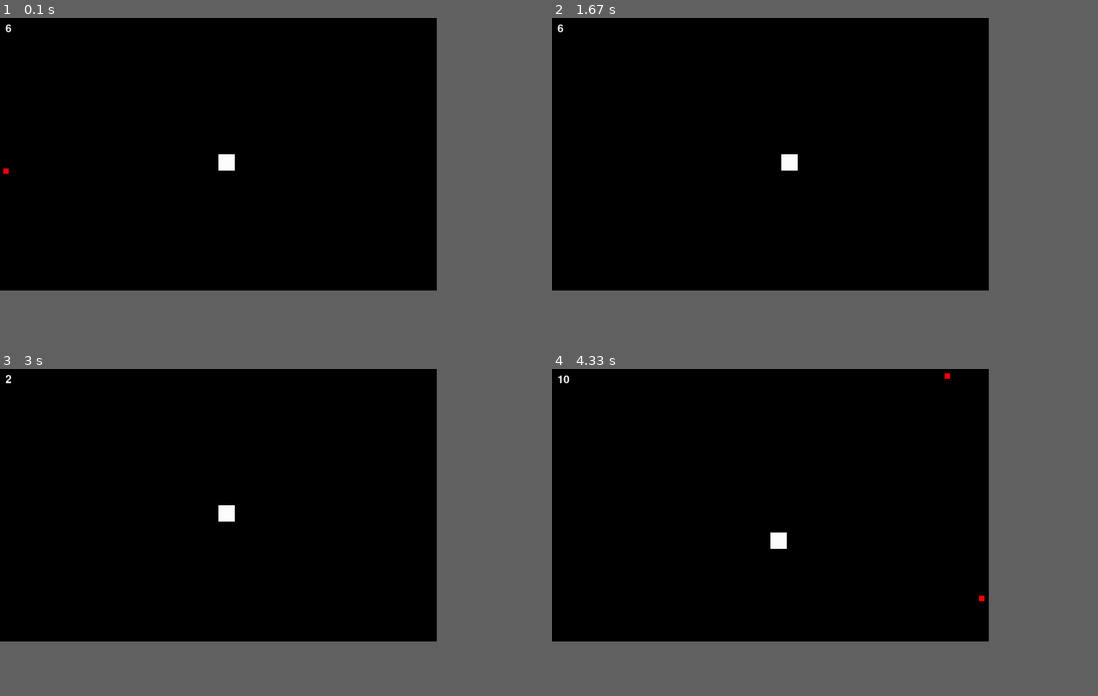
Above: before the commit, frames 1-4 (two rows, left to right).
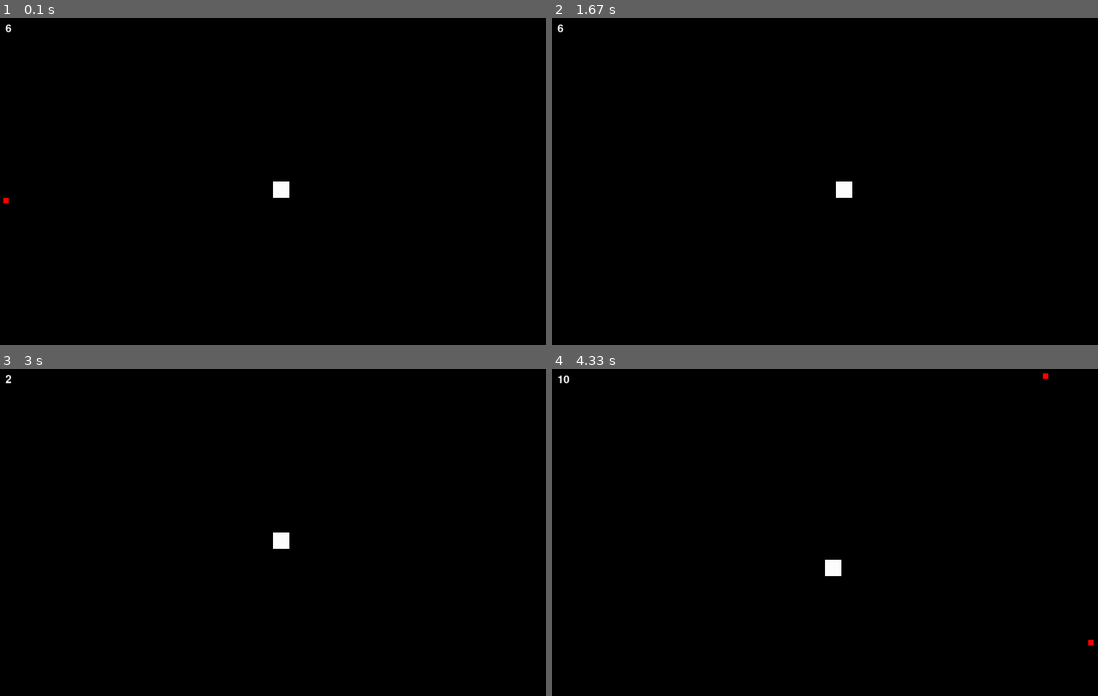
Above: after the commit, the same moments.

Repository: ChristopherNugent/pybullethell
Game: pygame game, started from pybullethell/__main__.py
The game is run twice, just before and just after one commit, with the same random seed, the same clock (stepped at 60 frames per second) and the same inputs.
Inputs:
- Up to frame 1 (0.1 s): no input
- Up to frame 2 (1.67 s): hold Right 0.33-0.8 s; hold Up 0.83-1.13 s; tap Space at 0.9, 1.23, 1.53 s; hold Right 1.17-1.63 s
- Up to frame 3 (3 s): hold Left 1.67-2.2 s; tap Space at 1.73, 2.03, 2.3, 2.63, 2.93 s; hold Down 2.23-2.53 s; hold Left 2.57-2.97 s
- Up to frame 4 (4.33 s): hold Up 3-3.37 s; tap Space at 3.07, 3.47, 3.77, 4.13 s; hold Right 3.4-4.03 s; hold Down from 4.07 s (still down)
In our replay, the window is 720x450 before the commit and 900x540 after it. These sizes can differ from the game's own. Grey fills any space a smaller window leaves; there, only what the larger window draws over its background counts as a difference.

The runs differ from the first frame. In frame 1, 0.3% of the frame differs, in the area x 0-53%, y 41-57%; in frame 2, 0.3%; in frame 3, 0.3%; in frame 4, 0.4%, in the area x 40-100%, y 1-85%.

Commit message:
Renamed package

Diff:
--- a/pygame_demo/__main__.py
+++ b/pybullethell/__main__.py
@@ -1,8 +1,8 @@
 import pygame
 from game import Game
 
-SIZE_X = 800
-SIZE_Y = 500
+SIZE_X = 1000
+SIZE_Y = 600
 TICKS_PER_BULLET = 5
 
 if __name__ == '__main__':
Empty file added: pybullethell/__init__.py
Renamed: pygame_demo/game.py -> pybullethell/game.py
Renamed: pygame_demo/objects.py -> pybullethell/objects.py
